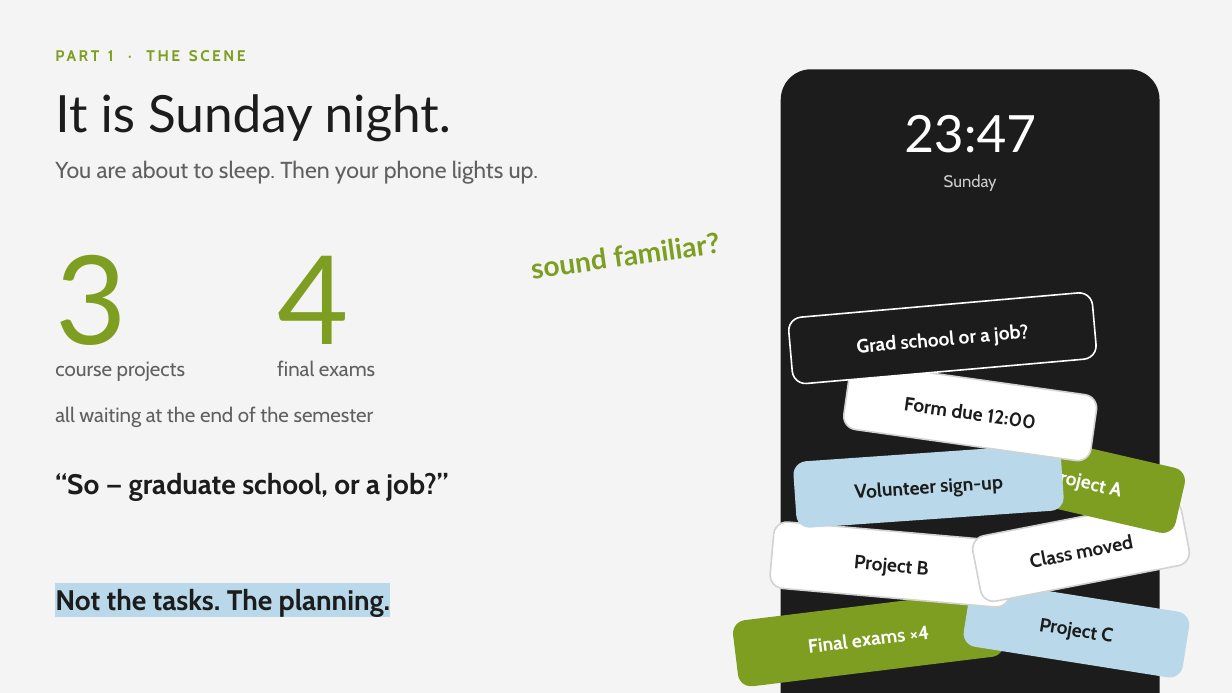
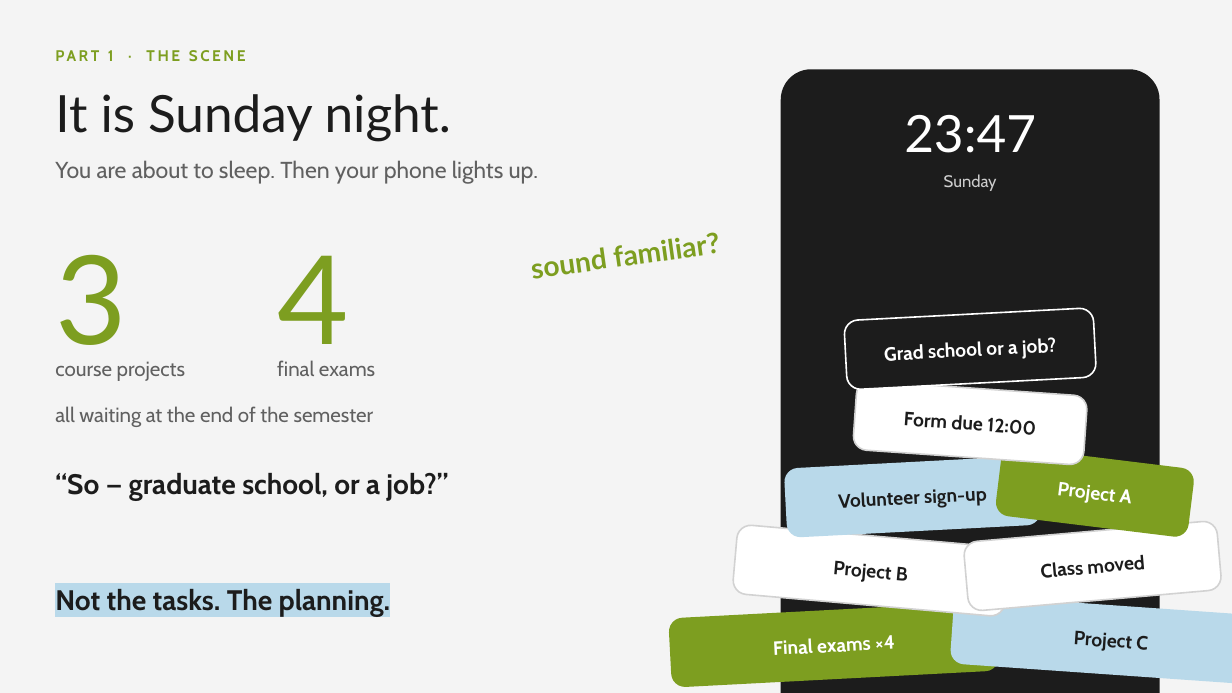
Before and after one commit to Kyson-CCHEN/English-presentation, a slide deck: slide 3 of Planning_Is_the_Pressure.pptx. Drawn at 1232x693 pixels with LibreOffice and Linux fonts; fonts in the diff are those of the drawing; background and template pictures are left out. Boxes give left, top, right and bottom in pixels: in the first picture for what was removed or moved away, otherwise in the second. Text is boxed around its words. In the diff, an @@ line names an element or a change of style, - is before the commit and + after.

```diff
--- a/Planning_Is_the_Pressure.pptx
+++ b/Planning_Is_the_Pressure.pptx
@@ text "Grad school or a job?": place and size @@
-text "Grad school or a job?" at [857,330,955,353]
+text "Grad school or a job?" at [884,337,1056,361]
@@ text "Grad school or a job?" at [884,337,1056,361]: rotation 355 to 357 degrees @@
@@ rounded rectangle at [844,308,1097,390]: rotation 355 to 357 degrees @@
@@ text "Form due 12:00": place and size @@
-text "Form due 12:00" at [903,397,1034,429]
+text "Form due 12:00" at [903,411,1036,435]
@@ text "Form due 12:00" at [903,411,1036,435]: rotation 8 to 4 degrees @@
@@ rounded rectangle at [853,380,1088,465]: rotation 8 to 4 degrees @@
@@ text "Project A": place and size @@
-text "Project A" at [1109,482,1121,497]
+text "Project A" at [1057,482,1131,504]
@@ text "Project A" at [1057,482,1131,504]: rotation 13 to 7 degrees @@
@@ rounded rectangle at [995,446,1196,538]: rotation 13 to 7 degrees @@
@@ text "Volunteer sign-up": place and size @@
-text "Volunteer sign-up" at [855,478,1004,498]
+text "Volunteer sign-up" at [839,489,987,508]
@@ text "Volunteer sign-up" at [839,489,987,508]: rotation 356 to 357 degrees @@
@@ rounded rectangle at [784,456,1041,538]: rotation 356 to 357 degrees @@
@@ text "Project B": place and size @@
-text "Project B" at [854,554,928,576]
+text "Project B" at [833,560,907,582]
@@ rounded rectangle: place and size @@
-rounded rectangle at [769,521,1014,608]
+rounded rectangle at [732,524,1010,617]
@@ text "Class moved": place and size @@
-text "Class moved" at [1031,550,1073,567]
+text "Class moved" at [1041,555,1145,578]
@@ text "Class moved" at [1041,555,1145,578]: rotation 349 to 355 degrees @@
@@ rounded rectangle at [963,520,1223,612]: rotation 349 to 355 degrees @@
@@ text "Project C": place and size @@
-text "Project C" at [1039,618,1112,642]
+text "Project C" at [1073,630,1148,651]
@@ text "Project C" at [1073,630,1148,651]: rotation 9 to 4 degrees @@
@@ rounded rectangle at [950,594,1232,686]: rotation 9 to 4 degrees @@
@@ text "Final exams ×4": place and size @@
-text "Final exams ×4" at [809,634,849,653]
+text "Final exams ×4" at [773,635,895,655]
@@ text "Final exams ×4" at [773,635,895,655]: rotation 353 to 357 degrees @@
@@ rounded rectangle at [668,601,1000,688]: rotation 353 to 357 degrees @@
```
Also in this commit, not shown: 9 other slides changed.
